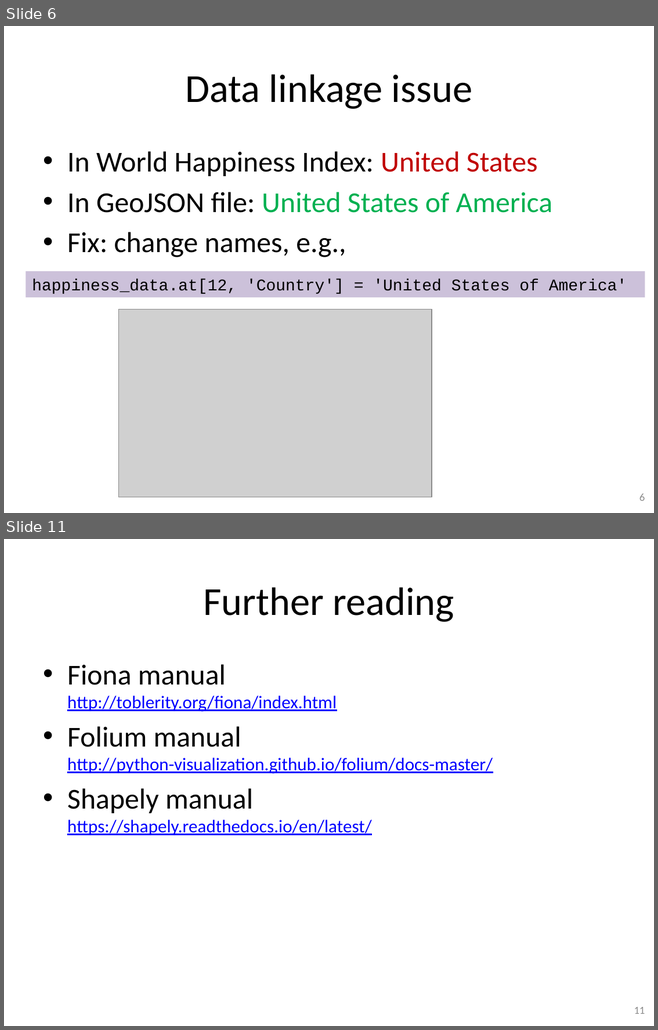
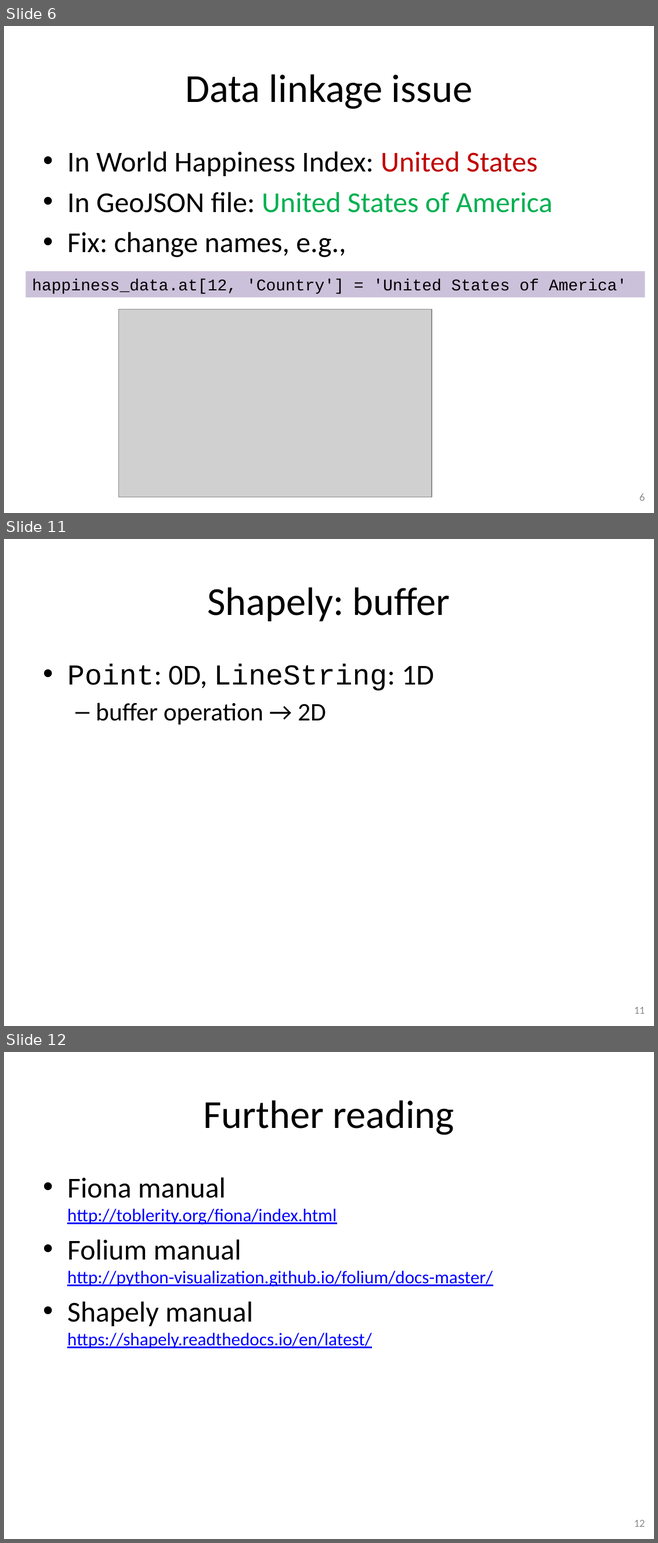
Before and after one commit to gjbex/training-material, a slide deck: Python/python_gis.pptx. Shown one above the other, each under a label of ours: slides 6 and 11 before the commit, slides 6, 11 and 12 after it; the slides between them are not shown. The pictures are 658x1030 and 658x1543 pixels, drawn with LibreOffice and Linux fonts; fonts in the diff are those of the drawing; grey boxes stand for pictures. Boxes give left, top, right and bottom in pixels: in the first picture for what was removed or moved away, otherwise in the second. Text is boxed around its words. In the diff, an @@ line names an element or a change of style, - is before the commit and + after.

Commit message:
Add slide on Shapely buffer

```diff
--- a/Python/python_gis.pptx
+++ b/Python/python_gis.pptx
@@ slide 11 added at box(4, 539, 654, 1026), background #FFFFFF @@
@@ title added at box(207, 587, 450, 621), 44 pt, text #000000 @@
+Shapely: buffer
@@ text added at box(67, 664, 434, 725), 32 pt, text #000000 @@
+• Point: 0D, LineString: 1D
+  – buffer operation → 2D
@@ page number added at box(634, 1007, 645, 1014), 12 pt, text #8C8C8C @@
+11
@@ what was slide 11 is now slide 12 @@
@@ page number at box(634, 1520, 645, 1527): text changed @@
-11
+12
```
Also in this commit, not shown: 4 slides changed.
